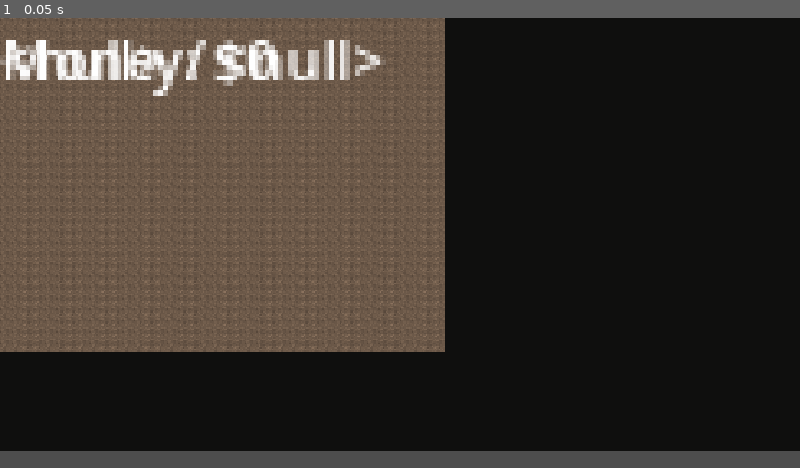
Above: before the commit, frame 1.
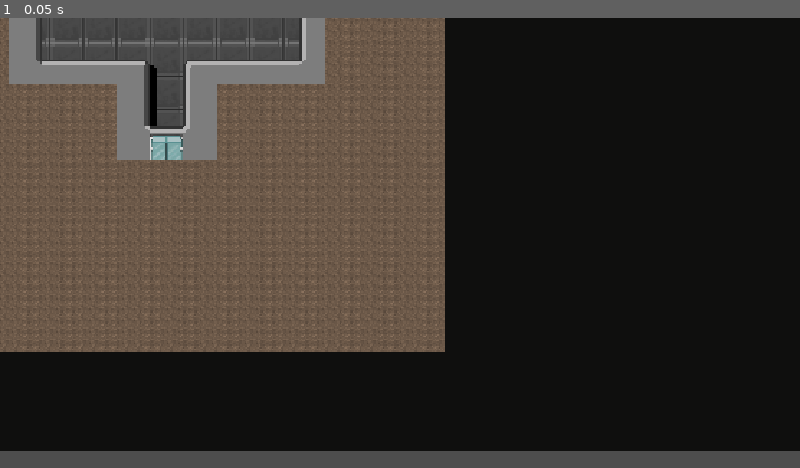
Above: after the commit, the same moment.

Repository: yuricanlas/GameJam
Game: Godot game, scene res://Scenes/game_map.tscn
The game is run twice, just before and just after one commit, with the same random seed, the same clock (stepped at 60 frames per second) and the same inputs. The project has no main scene, so this scene is started directly.
Inputs:
- Up to frame 1 (0.05 s): no input

The runs differ from the first frame. In frame 1, 7.8% of the frame differs, in the area x 0-49%, y 0-32%.
Error in both runs: Attempt to call function 'get_used_cells' in base 'null instance' on a null instance. (res://Scripts/trash_display.gd:3)

Commit message:
Added base to map

Diff:
--- a/game-jam/Scenes/game_map.tscn
+++ b/game-jam/Scenes/game_map.tscn
@@ -5,6 +5,7 @@
 [ext_resource type="PackedScene" uid="uid://bm0jpvhyaca80" path="res://Scenes/trash_tile.tscn" id="2_c4nuu"]
 [ext_resource type="Script" uid="uid://cmdkwwx7m5kla" path="res://Scripts/trash_display.gd" id="4_d8w4w"]
 [ext_resource type="Script" uid="uid://dk2ddf5dsn0m1" path="res://Scenes/money_display.gd" id="5_3qyi3"]
+[ext_resource type="PackedScene" uid="uid://deydb4o744t64" path="res://Scenes/base.tscn" id="6_rlp0x"]
 
 [node name="GameMap" type="Node2D" unique_id=728196909]
 script = ExtResource("1_c4nuu")
@@ -20,20 +21,25 @@
 
 [node name="CanvasLayer" type="CanvasLayer" parent="." unique_id=284482041]
 layer = 5
-scale = Vector2(5, 5)
-transform = Transform2D(5, 0, 0, 5, 0, 0)
 
 [node name="TrashDisplay" type="Label" parent="CanvasLayer" unique_id=939468237]
-offset_right = 40.0
-offset_bottom = 23.0
-text = "Placeholder"
+offset_left = -119.799995
+offset_top = -79.99999
+offset_right = 8.200005
+offset_bottom = -56.999992
+text = "Placeholder One"
 script = ExtResource("4_d8w4w")
 
 [node name="MoneyDisplay" type="Label" parent="CanvasLayer" unique_id=395630189]
-offset_right = 40.0
-offset_bottom = 23.0
-text = "Placeholder"
+offset_left = 7.5999994
+offset_top = -78.99999
+offset_right = 135.6
+offset_bottom = -55.999992
+text = "Placeholder Two"
 script = ExtResource("5_3qyi3")
+
+[node name="BaseWalls" parent="." unique_id=11968783 instance=ExtResource("6_rlp0x")]
+scale = Vector2(0.75, 0.75)
 
 [connection signal="trash_removed" from="." to="CanvasLayer/TrashDisplay" method="_on_game_map_trash_removed"]
 [connection signal="trash_removed" from="." to="CanvasLayer/MoneyDisplay" method="_on_game_map_trash_removed"]
